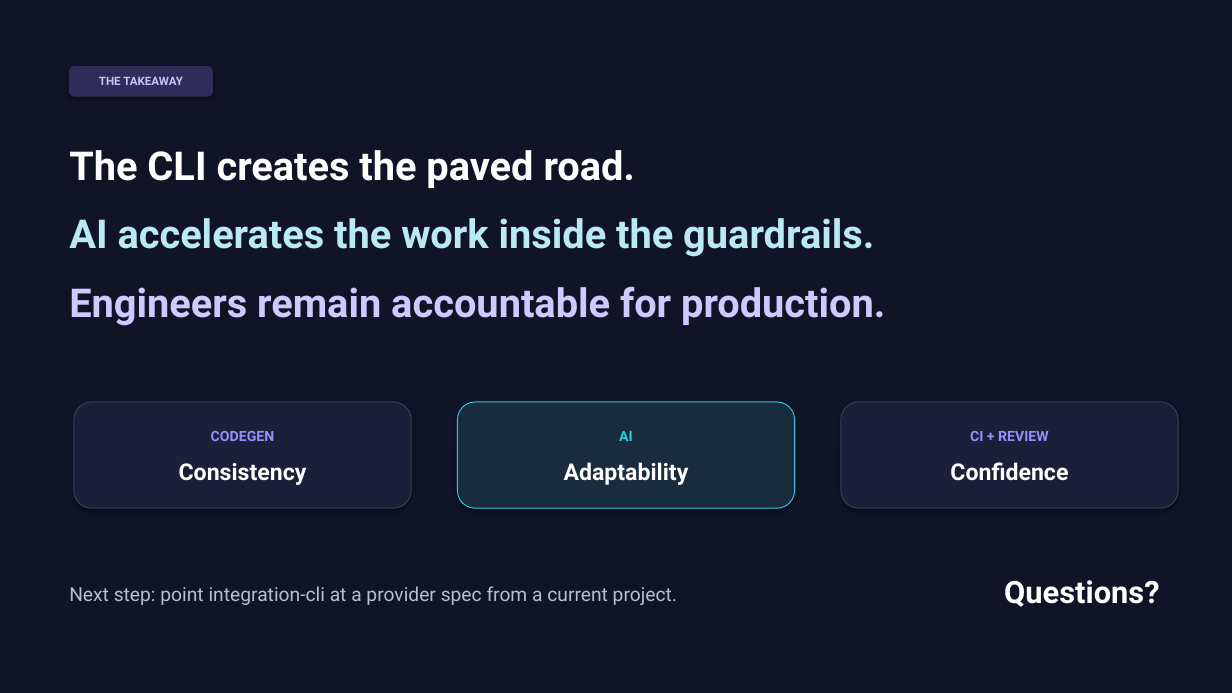
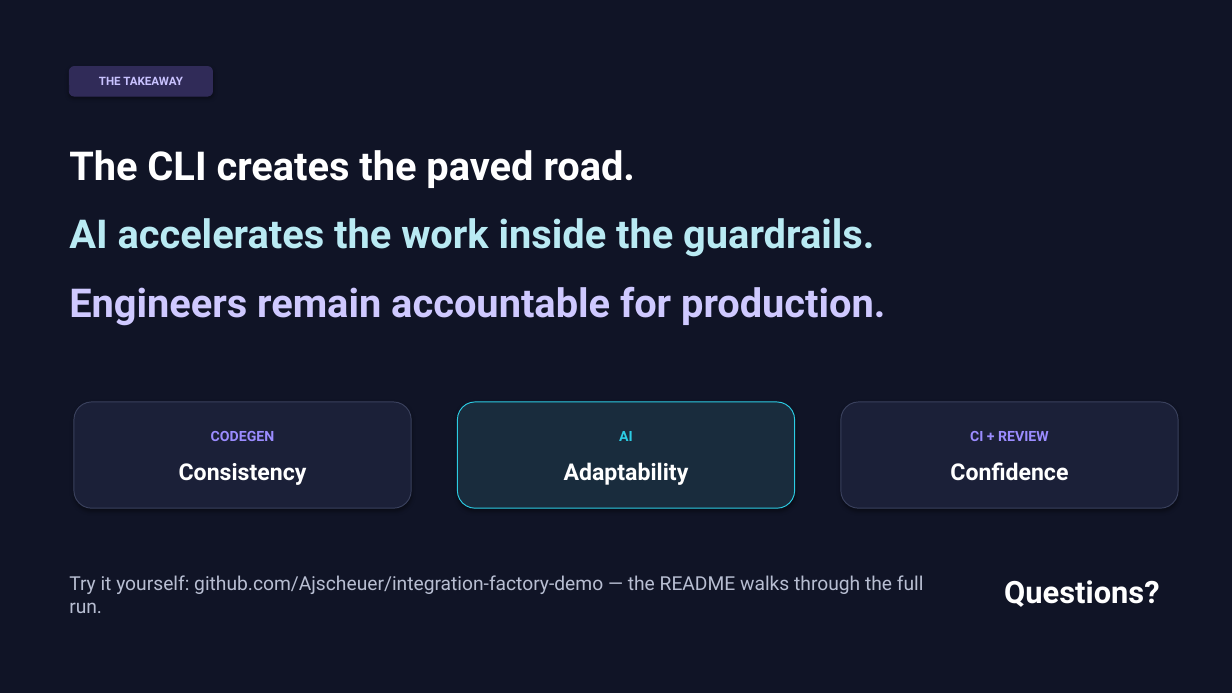
Before and after one commit to Ajscheuer/integration-factory-demo, a slide deck: slide 12 of AI_Assisted_API_Integration_Factory.pptx (slide 17 before the commit). Drawn at 1232x693 pixels with LibreOffice and Linux fonts; fonts in the diff are those of the drawing. Boxes give left, top, right and bottom in pixels: in the first picture for what was removed or moved away, otherwise in the second. Text is boxed around its words. In the diff, an @@ line names an element or a change of style, - is before the commit and + after.

```diff
--- a/AI_Assisted_API_Integration_Factory.pptx
+++ b/AI_Assisted_API_Integration_Factory.pptx
@@ text at (69,575,924,613): text changed @@
-Next step: point integration-cli at a provider spec from a current project.
+Try it yourself: github.com/Ajscheuer/integration-factory-demo — the README walks through the full run.
```
Also in this commit, not shown: 1 other slide changed, 5 slides removed, 2 other files.
